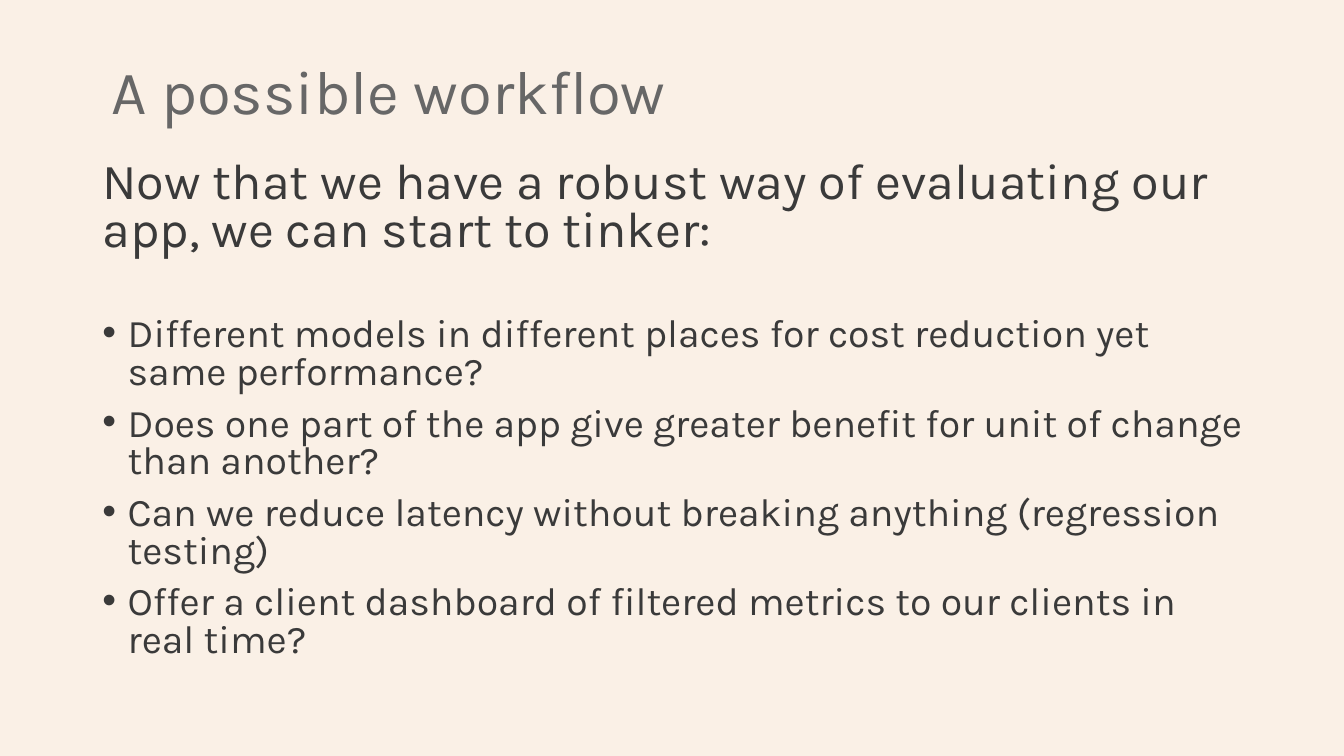
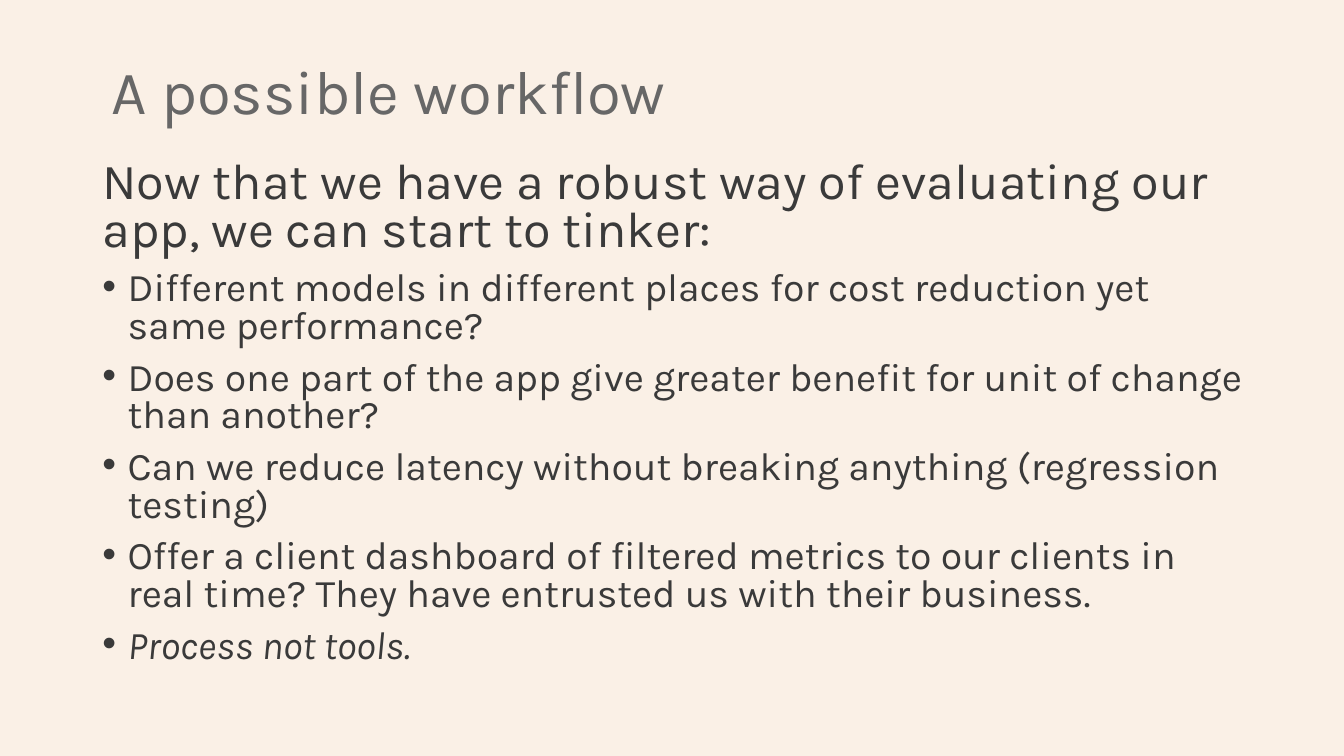
Before and after one commit to Python-Test-Engineer/eval-framework, a slide deck: slide 20 of PYDATA_LONDON_02SEP2025.pptx (slide 21 before the commit). Drawn at 1344x756 pixels with LibreOffice and Linux fonts; fonts in the diff are those of the drawing. Boxes give left, top, right and bottom in pixels: in the first picture for what was removed or moved away, otherwise in the second. Text is boxed around its words. In the diff, an @@ line names an element or a change of style, - is before the commit and + after.

```diff
--- a/PYDATA_LONDON_02SEP2025.pptx
+++ b/PYDATA_LONDON_02SEP2025.pptx
@@ text at [128, 542, 1175, 660]: text changed @@
-• Offer a client dashboard of filtered metrics to our clients in real time?
+• Offer a client dashboard of filtered metrics to our clients in real time? They have entrusted us with their business.
+• Process not tools.
```
Also in this commit, not shown: 6 other slides changed, 1 slide removed, 1 other file.
